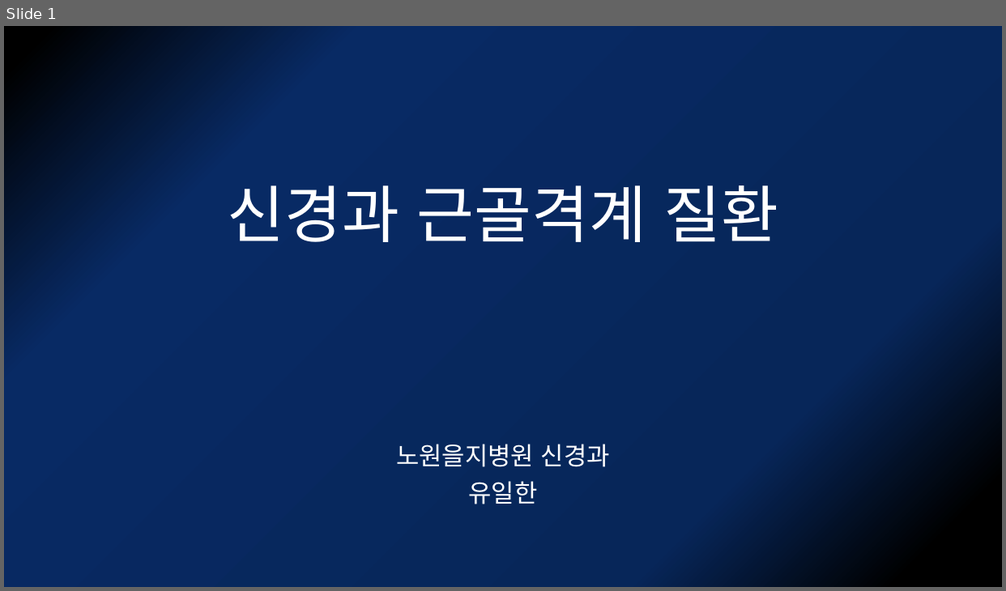
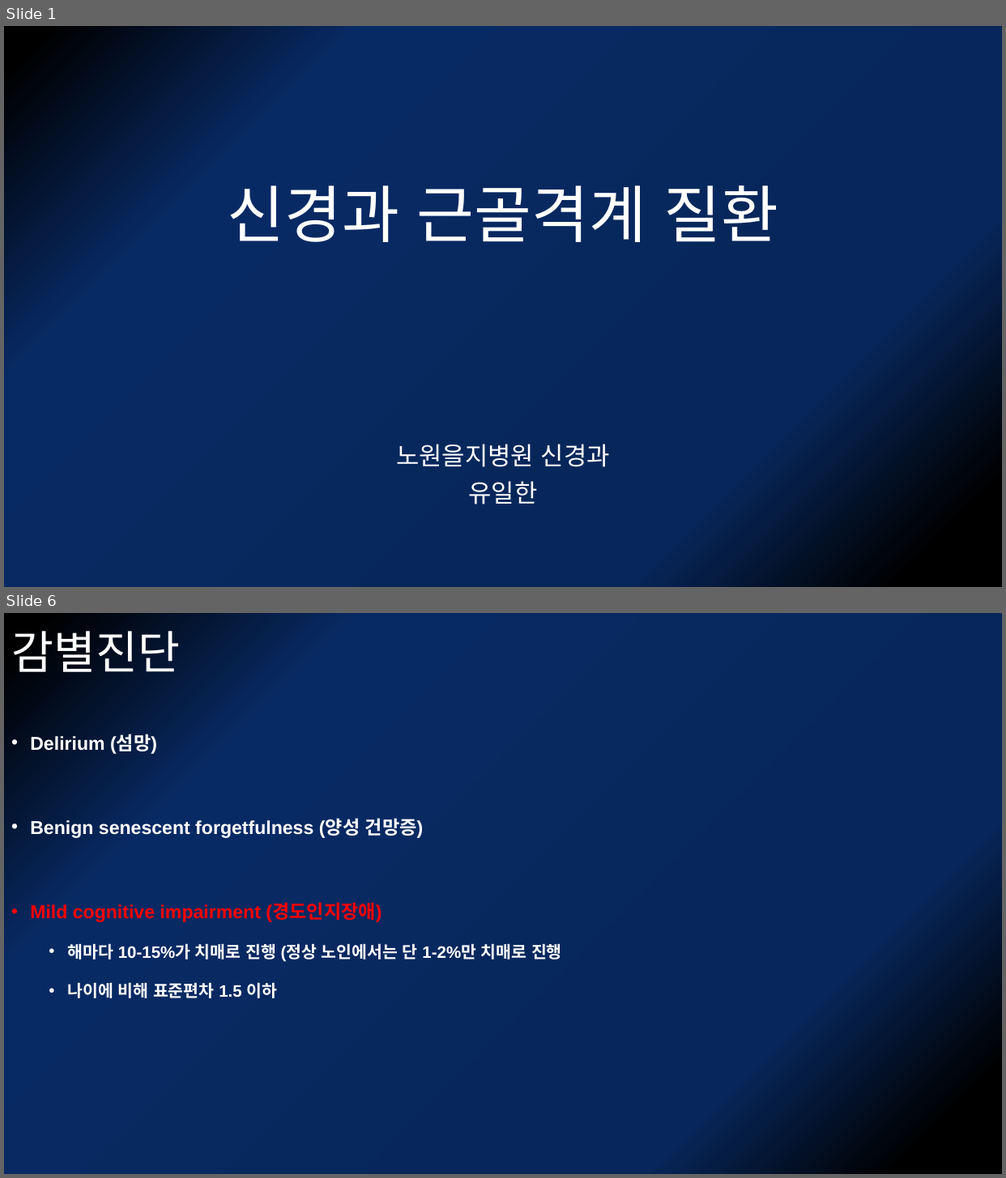
Before and after one commit to kjfdf/-, a slide deck: 신경과 근골격계 질환.pptx. Shown one above the other, each under a label of ours: slide 1 before the commit, slides 1 and 6 after it; the slides between them are not shown. The pictures are 1006x591 and 1006x1178 pixels, drawn with LibreOffice and Linux fonts; fonts in the diff are those of the drawing. Boxes give left, top, right and bottom in pixels: in the first picture for what was removed or moved away, otherwise in the second. Text is boxed around its words. In the diff, an @@ line names an element or a change of style, - is before the commit and + after.

```diff
--- a/신경과 근골격계 질환.pptx
+++ b/신경과 근골격계 질환.pptx
@@ slide 6 added at (4,613,1002,1174), background gradient #000000 to #072659 to #082A64 @@
@@ title added at (11,631,180,672), 44 pt, text #FFFFFF @@
+감별진단
@@ text added at (30,735,562,999), 18 pt, text #FFFFFF, bold @@
+• Delirium (섬망)
+• Benign senescent forgetfulness (양성 건망증)
+• Mild cognitive impairment (경도인지장애)
+  • 해마다 10-15%가 치매로 진행 (정상 노인에서는 단 1-2%만 치매로 진행
+  • 나이에 비해 표준편차 1.5 이하
```
Also in this commit, not shown: 20 other slides added, 1 slide removed.
